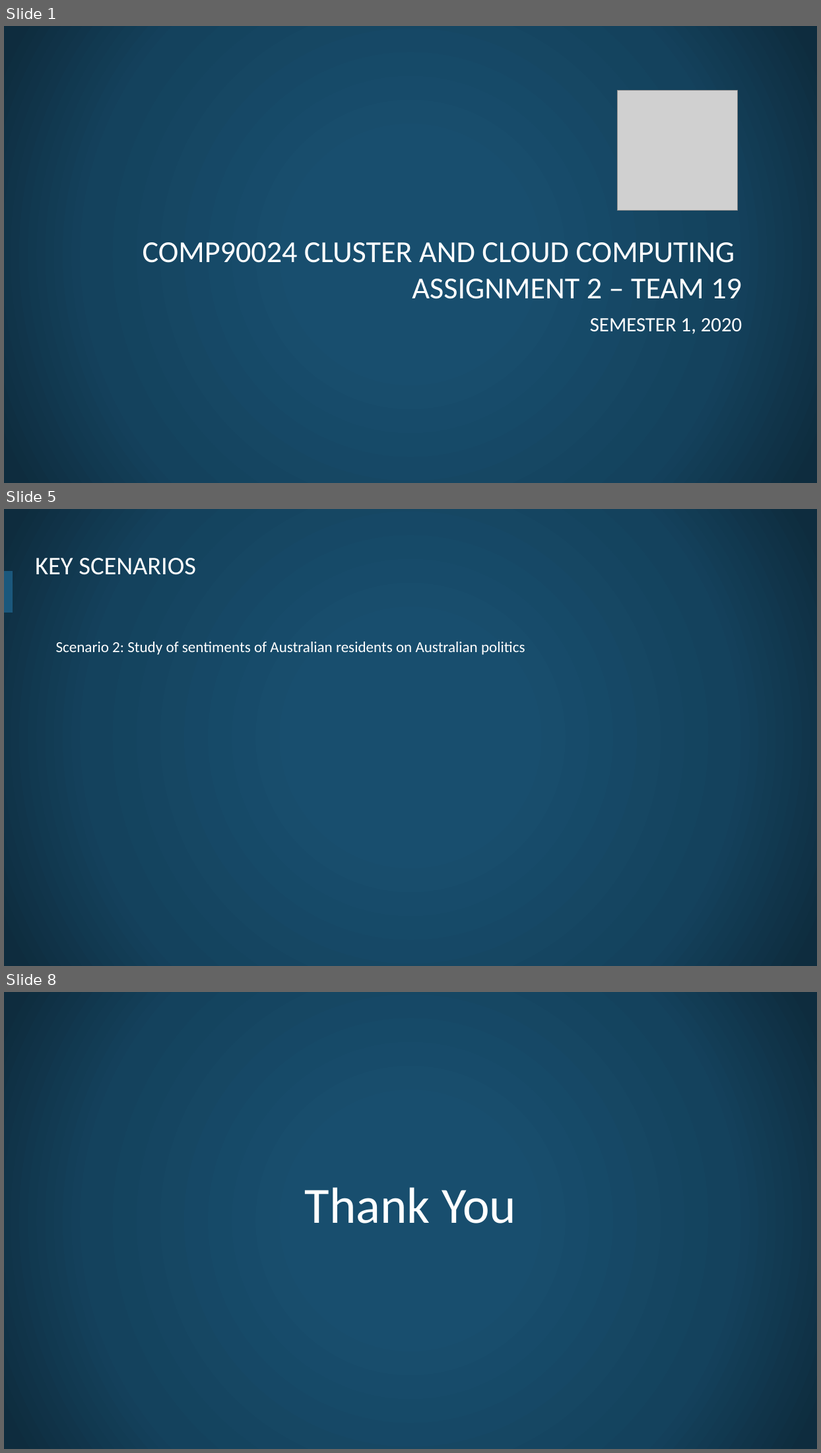
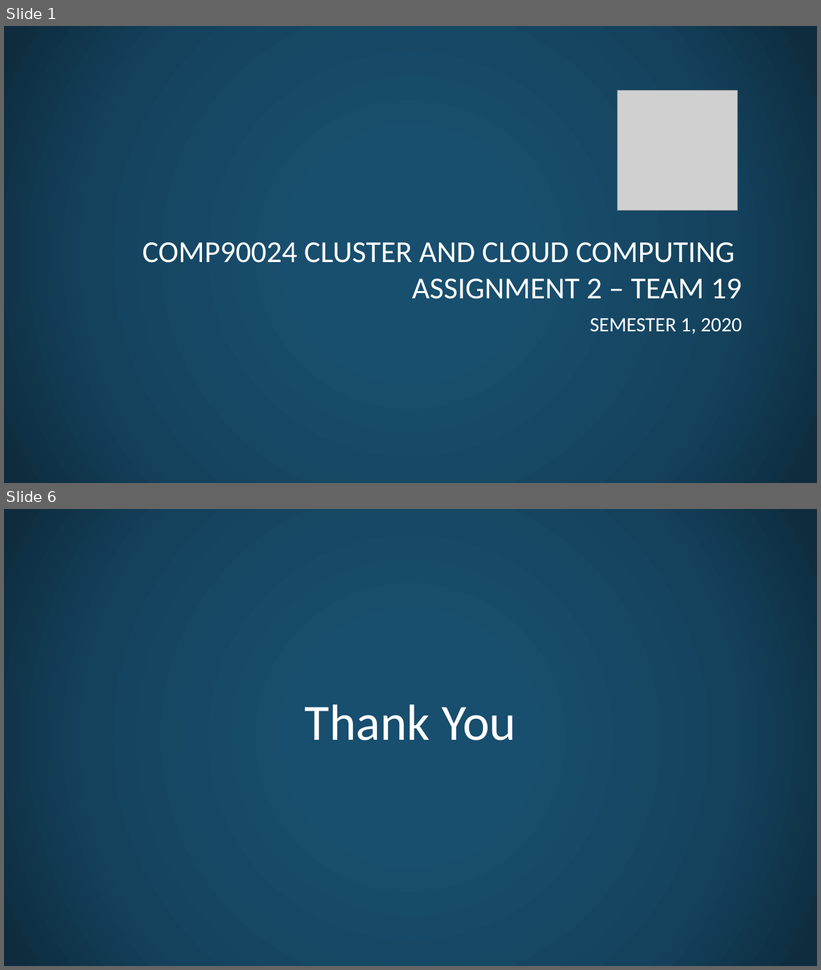
Before and after one commit to COMP90024-students/report, a slide deck: Team19_Presentation.pptx. Shown one above the other, each under a label of ours: slides 1, 5 and 8 before the commit, slides 1 and 6 after it; the slides between them are not shown. The pictures are 821x1453 and 821x970 pixels, drawn with LibreOffice and Linux fonts; fonts in the diff are those of the drawing; grey boxes stand for pictures; background and template pictures are left out. Boxes give left, top, right and bottom in pixels: in the first picture for what was removed or moved away, otherwise in the second. Text is boxed around its words. In the diff, an @@ line names an element or a change of style, - is before the commit and + after.

```diff
--- a/Team19_Presentation.pptx
+++ b/Team19_Presentation.pptx
@@ slide 5 removed at [4, 509, 817, 966], background picture (left out) @@
@@ title removed at [35, 558, 196, 575] @@
-KEY SCENARIOS
@@ line removed from (8, 609) to (8, 575) @@
@@ text removed at [56, 642, 525, 655] @@
-Scenario 2: Study of sentiments of Australian residents on Australian politics
@@ what was slide 8 is now slide 6 @@
```
Also in this commit, not shown: 3 slides changed, 1 slide added, 2 other slides removed, 2 other files.
